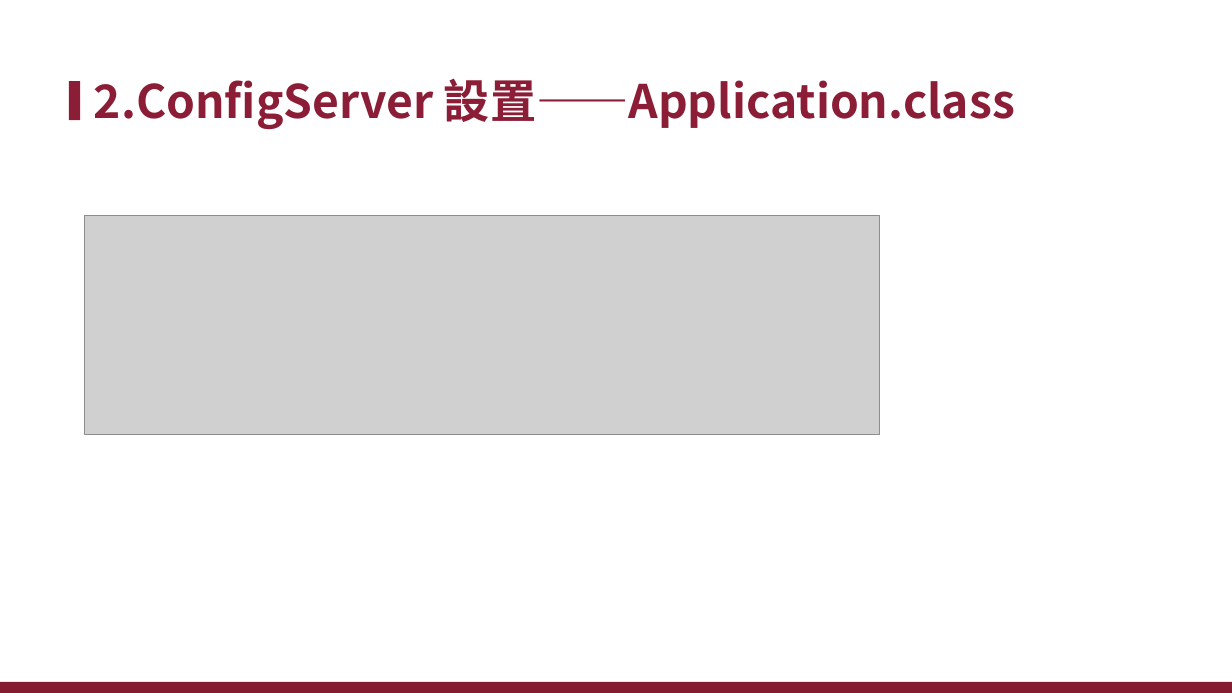
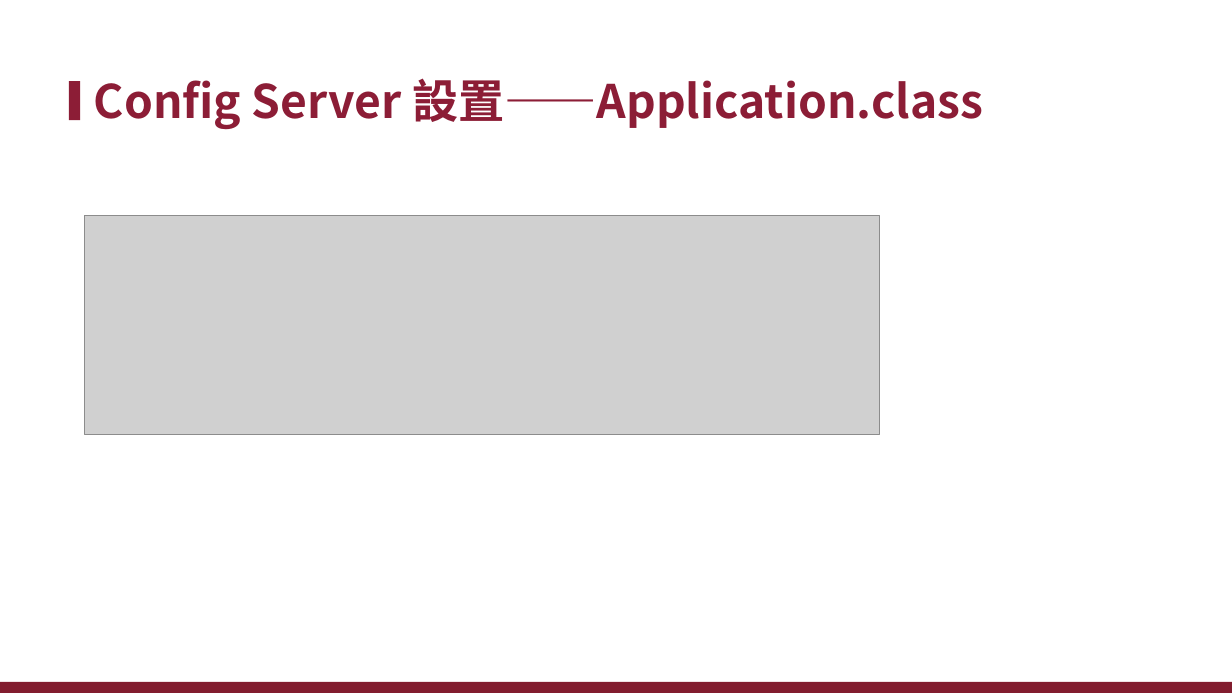
Before and after one commit to xiauchen/7__2020_3_10_PTT, a slide deck: slide 10 of Config.pptx. Drawn at 1232x693 pixels with LibreOffice and Linux fonts; fonts in the diff are those of the drawing; grey boxes stand for pictures; background and template pictures are left out. Boxes give left, top, right and bottom in pixels: in the first picture for what was removed or moved away, otherwise in the second. Text is boxed around its words. In the diff, an @@ line names an element or a change of style, - is before the commit and + after.

```diff
--- a/Config.pptx
+++ b/Config.pptx
@@ text at (94,78,983,130): text changed @@
-2.ConfigServer 設置——Application.class
+Config Server 設置——Application.class
```
Also in this commit, not shown: 18 other slides changed, 3 slides added, 9 slides removed, 11 other files.
